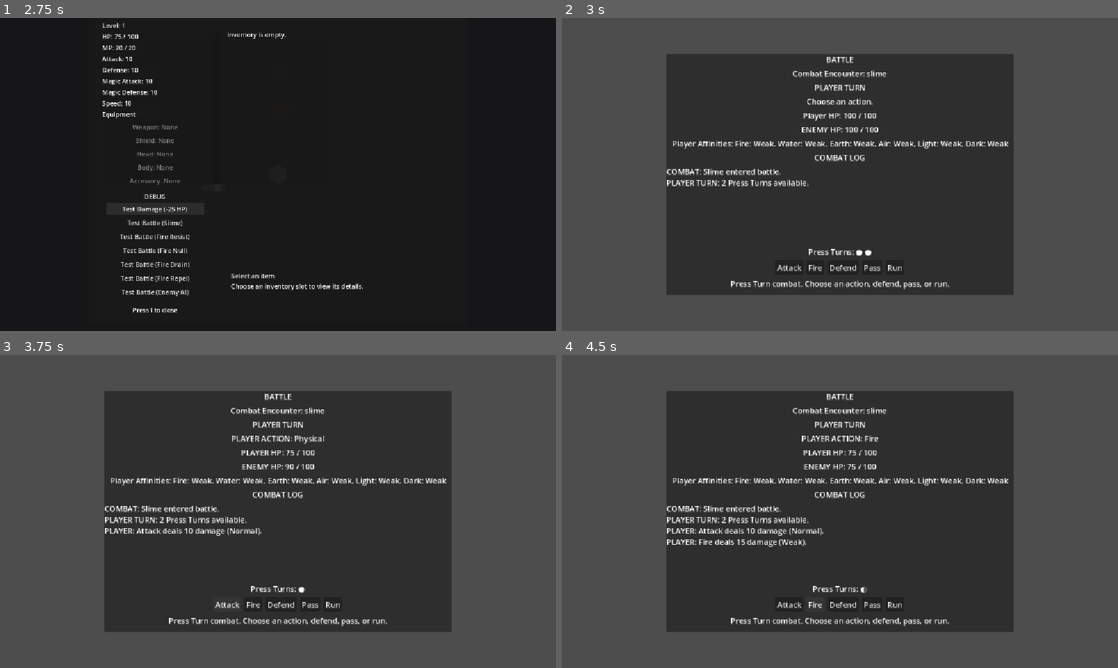
Above: before the commit, frames 1-4 (two rows, left to right).
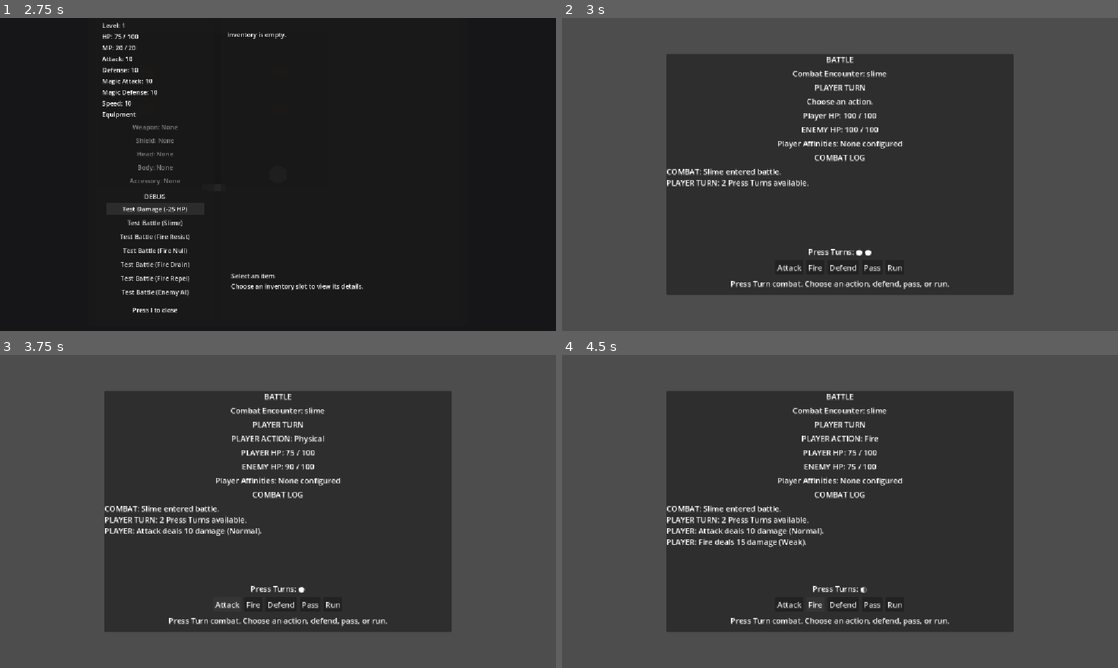
Above: after the commit, the same moments.

Repository: salexume94-pixel/Scripts
Game: Godot game, scene res://scenes/World.tscn
The game is run twice, just before and just after one commit, with the same random seed, the same clock (stepped at 60 frames per second) and the same inputs.
Inputs:
- Up to frame 1 (2.75 s): tap Enter at 0.5 s; hold Right (ui_right) 0.53-1.28 s; tap E at 0.6 s; hold Down (ui_down) 1.28-2 s; tap I at 1.35 s; click "Test Damage (-25 HP)" at 2 s
- Up to frame 2 (3 s): click "Test Battle (Slime)" at 2.75 s
- Up to frame 3 (3.75 s): click "Attack" at 3.5 s
- Up to frame 4 (4.5 s): click "Fire" at 4.25 s

Frame 1 is identical in both runs. In frame 2, 0.7% of the frame differs, in the area x 20-81%, y 38-42%; in frame 3, 0.7%; in frame 4, 0.7%.
Error after the commit: Invalid call. Nonexistent function 'get_player_weakness_debug' in base 'Node (combat_manager.gd)'. (res://combat/battle.gd:88)

Commit message:
Add Player weakness cycling to Battle

Diff:
--- a/combat/battle.gd
+++ b/combat/battle.gd
@@ -85,8 +85,7 @@
 	var label := get_node_or_null("CenterContainer/Panel/VBoxContainer/PlayerAffinityLabel")
 	if label == null:
 		return
-	var affinities := CombatManager.get_player_affinity_debug()
-	label.text = "Player Affinities: " + (", ".join(affinities) if not affinities.is_empty() else "None configured")
+	label.text = "Player Weakness: %s" % CombatManager.get_player_weakness_debug()
 
 func _update_combat_log() -> void:
 	var log := get_node_or_null("CenterContainer/Panel/VBoxContainer/CombatLog")
@@ -117,9 +116,10 @@
 	var critical_test_button := get_node_or_null("CenterContainer/Panel/VBoxContainer/ActionButtons/CriticalTestButton") as Button
 	var miss_test_button := get_node_or_null("CenterContainer/Panel/VBoxContainer/ActionButtons/MissTestButton") as Button
 	var run_button := get_node_or_null("CenterContainer/Panel/VBoxContainer/ActionButtons/RunButton") as Button
+	var cycle_weakness_button := get_node_or_null("CenterContainer/Panel/VBoxContainer/ActionButtons/CycleWeaknessButton") as Button
 	var victory_button := get_node_or_null("CenterContainer/Panel/VBoxContainer/VictoryButton") as Button
 	var state_label := get_node_or_null("CenterContainer/Panel/VBoxContainer/StateLabel")
-	if attack_button == null or fire_button == null or defend_button == null or pass_button == null or run_button == null or victory_button == null:
+	if attack_button == null or fire_button == null or defend_button == null or pass_button == null or run_button == null or cycle_weakness_button == null or victory_button == null:
 		return
 	if critical_test_button == null or miss_test_button == null:
 		return
@@ -133,6 +133,7 @@
 	critical_test_button.disabled = victory or defeat or not player_turn
 	miss_test_button.disabled = victory or defeat or not player_turn
 	run_button.visible = not victory and not defeat and player_turn
+	cycle_weakness_button.disabled = victory or defeat or not player_turn
 	victory_button.visible = victory
 	if state_label != null:
 		if victory:
@@ -159,6 +160,10 @@
 func _on_run_pressed() -> void:
 	CombatManager.end_combat()
 
+func _on_cycle_weakness_pressed() -> void:
+	if CombatManager.cycle_player_weakness():
+		_update_player_affinities()
+
 func _on_victory_pressed() -> void:
 	CombatManager.end_combat()
 
